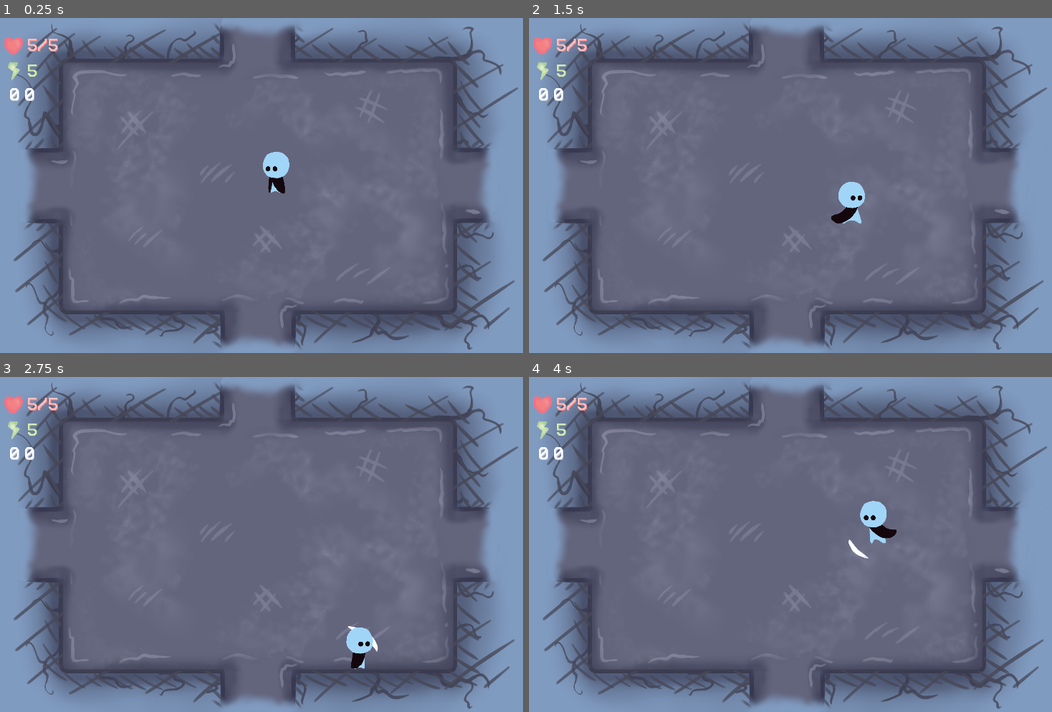
Above: before the commit, frames 1-4 (two rows, left to right).
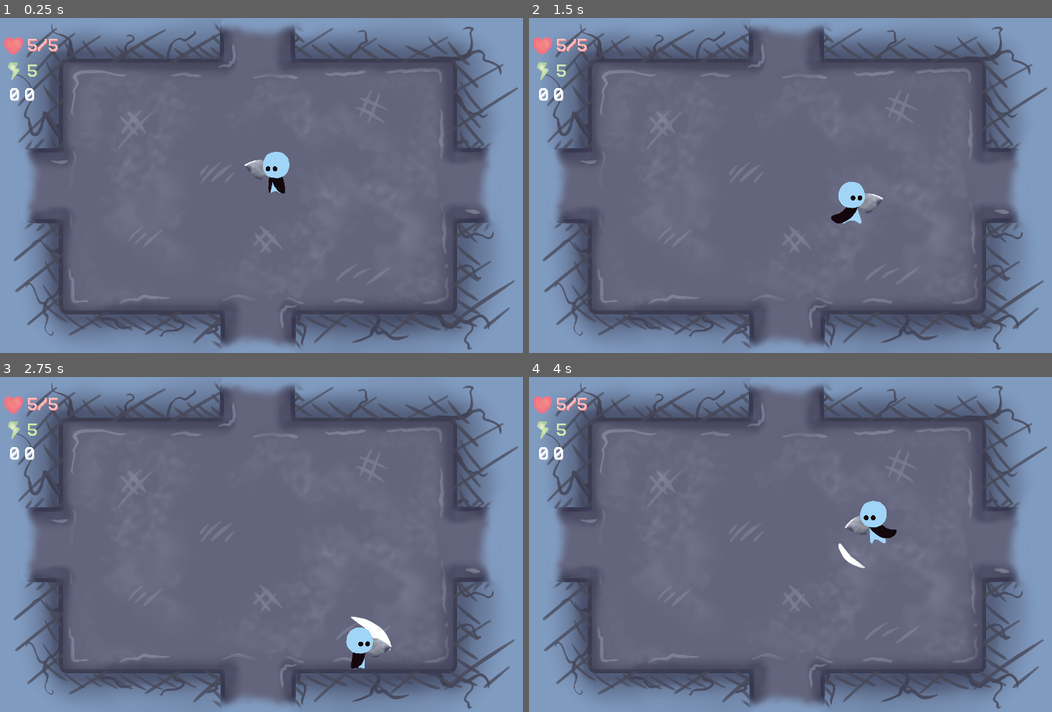
Above: after the commit, the same moments.

Repository: bucketfish/box-arena
Game: Godot game, scene res://base.tscn
Same seed, same stepped clock (60 frames per second), same inputs: the game is played once before the commit and once after it.
Inputs:
- Up to frame 1 (0.25 s): no input
- Up to frame 2 (1.5 s): hold Right (right) 0.53-1.28 s; tap X (attack) at 0.6 s; hold Down (down) from 1.28 s (still down); tap Z (pickup) at 1.35 s
- Up to frame 3 (2.75 s): release Down (down) at 2.03 s; hold Right (right) from 2.03 s (still down); tap X (attack) at 2.1 s
- Up to frame 4 (4 s): release Right (right) at 2.78 s; hold Up (ui_up) 2.78-3.53 s; tap Z (pickup) at 2.85 s; hold Left (left) from 3.53 s (still down); tap X (attack) at 3.6 s

The runs differ from the first frame. In frame 1, 0.1% of the frame differs, in the area x 46-51%, y 42-49%; in frame 2, 0.1%; in frame 3, 0.3%, in the area x 66-75%, y 71-84%; in frame 4, 0.3%.

Commit message:
attacking visually implemented

Diff:
--- a/effects/swinganim.gd
+++ b/effects/swinganim.gd
@@ -2,7 +2,7 @@
 
 
 var dir = "left"
-var swingsize = 0.3
+var swingsize = 0.4
 var swingdir = 1
 
 onready var sprite = $swing
--- a/player/player.gd
+++ b/player/player.gd
@@ -10,6 +10,7 @@
 onready var anim = $animtree.get("parameters/playback")
 onready var sprite = $Sprite
 onready var pickup_area = $pickup_area
+onready var weapon = $Sprite/weapon
 
 onready var base = get_node("/root/base")
 
@@ -98,6 +99,8 @@
 	var fx = fx_swing.instance()
 	fx.swingdir = 1 if sprite.scale.x > 0 else -1
 
+
+
 	if Input.is_action_pressed("up"):
 		fx.dir = "up"
 	elif Input.is_action_pressed("down"):
@@ -107,3 +110,11 @@
 
 	fx.global_position = global_position
 	get_parent().add_child(fx)
+
+#	if fx.dir == "up":
+#		weapon.rotation_degrees = 90 * fx.swingdir
+#	elif fx.dir == "down":
+#		weapon.rotation_degrees = 90 * fx.swingdir
+#		weapon.scale.x = -weapon.scale.x
+#	else:
+#		weapon.rotation_degrees = 0
--- a/player/player.tscn
+++ b/player/player.tscn
@@ -32,6 +32,30 @@
 "transitions": PoolRealArray( 1 ),
 "update": 1,
 "values": [ true ]
+}
+tracks/2/type = "value"
+tracks/2/path = NodePath("Sprite/weapon:position")
+tracks/2/interp = 1
+tracks/2/loop_wrap = true
+tracks/2/imported = false
+tracks/2/enabled = true
+tracks/2/keys = {
+"times": PoolRealArray( 0 ),
+"transitions": PoolRealArray( 1 ),
+"update": 0,
+"values": [ Vector2( -40, 35 ) ]
+}
+tracks/3/type = "value"
+tracks/3/path = NodePath("Sprite/weapon:rotation_degrees")
+tracks/3/interp = 1
+tracks/3/loop_wrap = true
+tracks/3/imported = false
+tracks/3/enabled = true
+tracks/3/keys = {
+"times": PoolRealArray( 0 ),
+"transitions": PoolRealArray( 1 ),
+"update": 0,
+"values": [ -28.0 ]
 }
 
 [sub_resource type="Animation" id=5]
@@ -74,6 +98,18 @@
 "args": [ "left", 0.3 ],
 "method": "swing"
 } ]
+}
+tracks/3/type = "value"
+tracks/3/path = NodePath("Sprite/weapon:rotation_degrees")
+tracks/3/interp = 1
+tracks/3/loop_wrap = true
+tracks/3/imported = false
+tracks/3/enabled = true
+tracks/3/keys = {
+"times": PoolRealArray( 0, 0.2, 0.4, 0.6, 0.8 ),
+"transitions": PoolRealArray( 1, 1, 1, 1, 1 ),
+"update": 1,
+"values": [ -90.0, -51.6, -13.2, -38.1, -28.0 ]
 }
 
 [sub_resource type="Animation" id=3]
@@ -161,11 +197,12 @@
 vframes = 3
 
 [node name="weapon" type="Sprite" parent="Sprite"]
-visible = false
 show_behind_parent = true
-position = Vector2( -170, 30 )
+position = Vector2( -40, 35 )
+rotation = -0.488692
 scale = Vector2( 0.5, 0.5 )
 texture = ExtResource( 3 )
+offset = Vector2( -180, -210 )
 
 [node name="CollisionShape2D" type="CollisionShape2D" parent="."]
 position = Vector2( 0, 2.5 )
